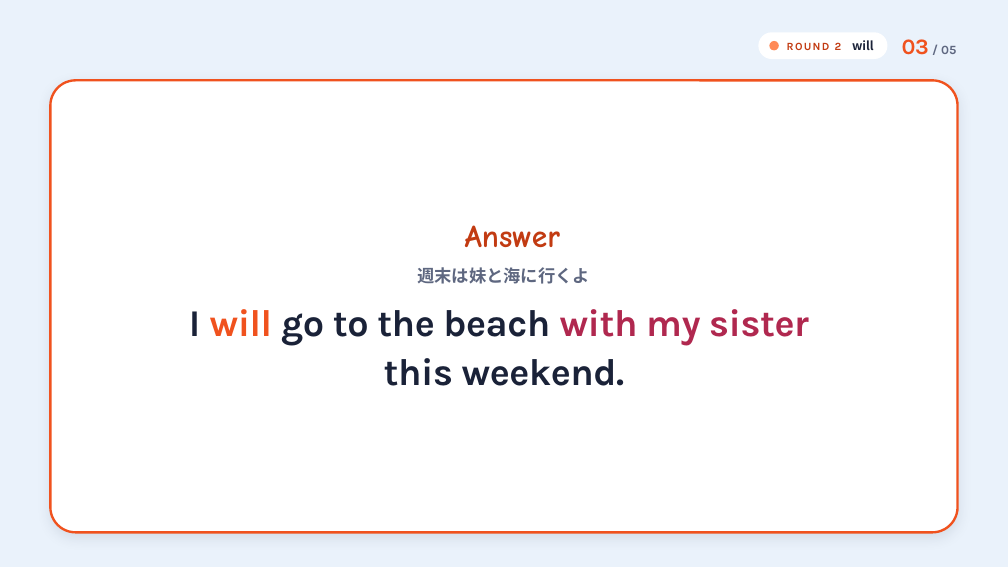
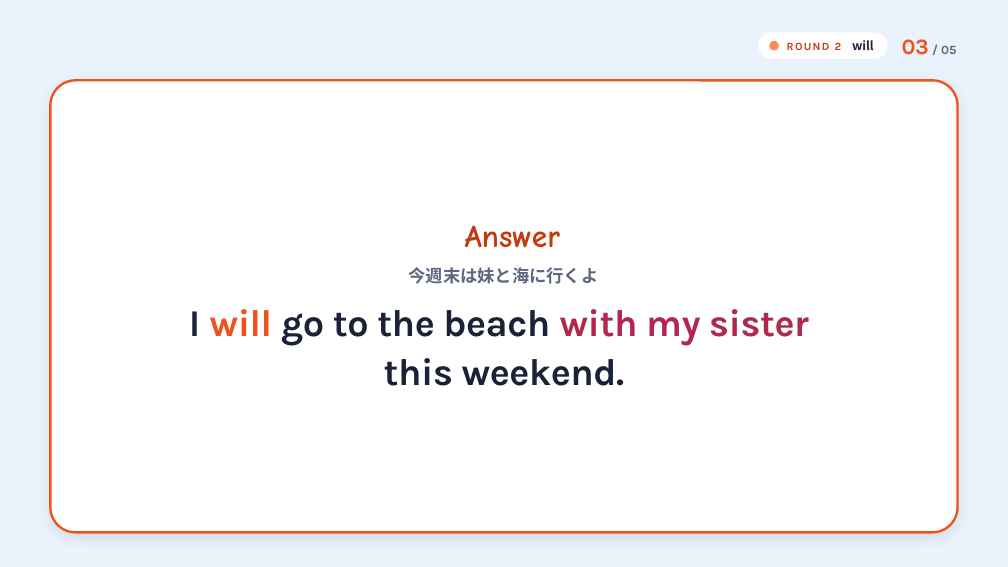
Before and after one commit to hinakajisaki-dev/hina-english, a slide deck: slide 35 of live/scott-will-can/scott-will-can.pptx. Drawn at 1008x567 pixels with LibreOffice and Linux fonts; fonts in the diff are those of the drawing. Boxes give left, top, right and bottom in pixels: in the first picture for what was removed or moved away, otherwise in the second. Text is boxed around its words. In the diff, an @@ line names an element or a change of style, - is before the commit and + after.

```diff
--- a/live/scott-will-can/scott-will-can.pptx
+++ b/live/scott-will-can/scott-will-can.pptx
@@ text at (x1=409, y1=267, x2=599, y2=284): text changed @@
-週末は妹と海に行くよ
+今週末は妹と海に行くよ
```
Also in this commit, not shown: 10 other slides changed, 3 other files.
